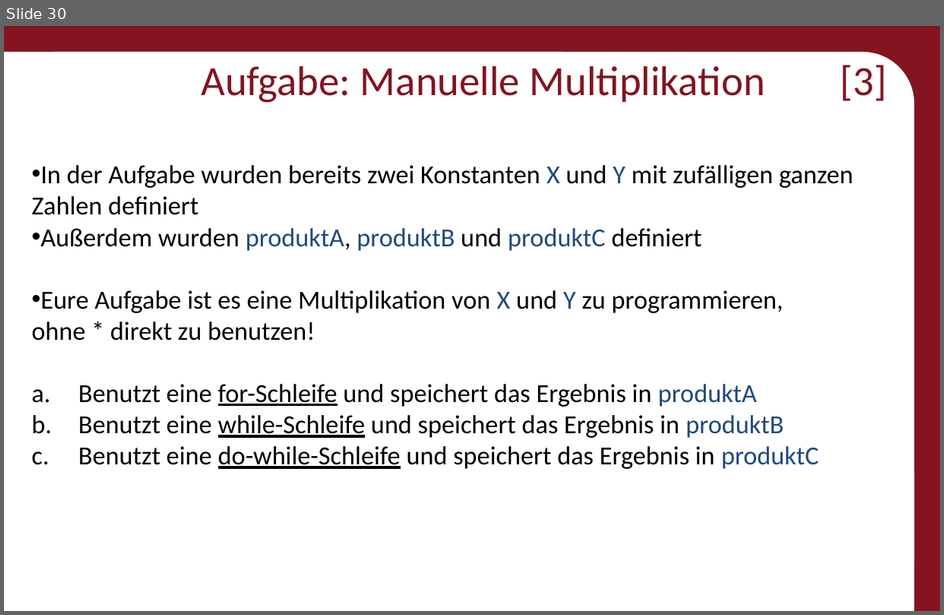
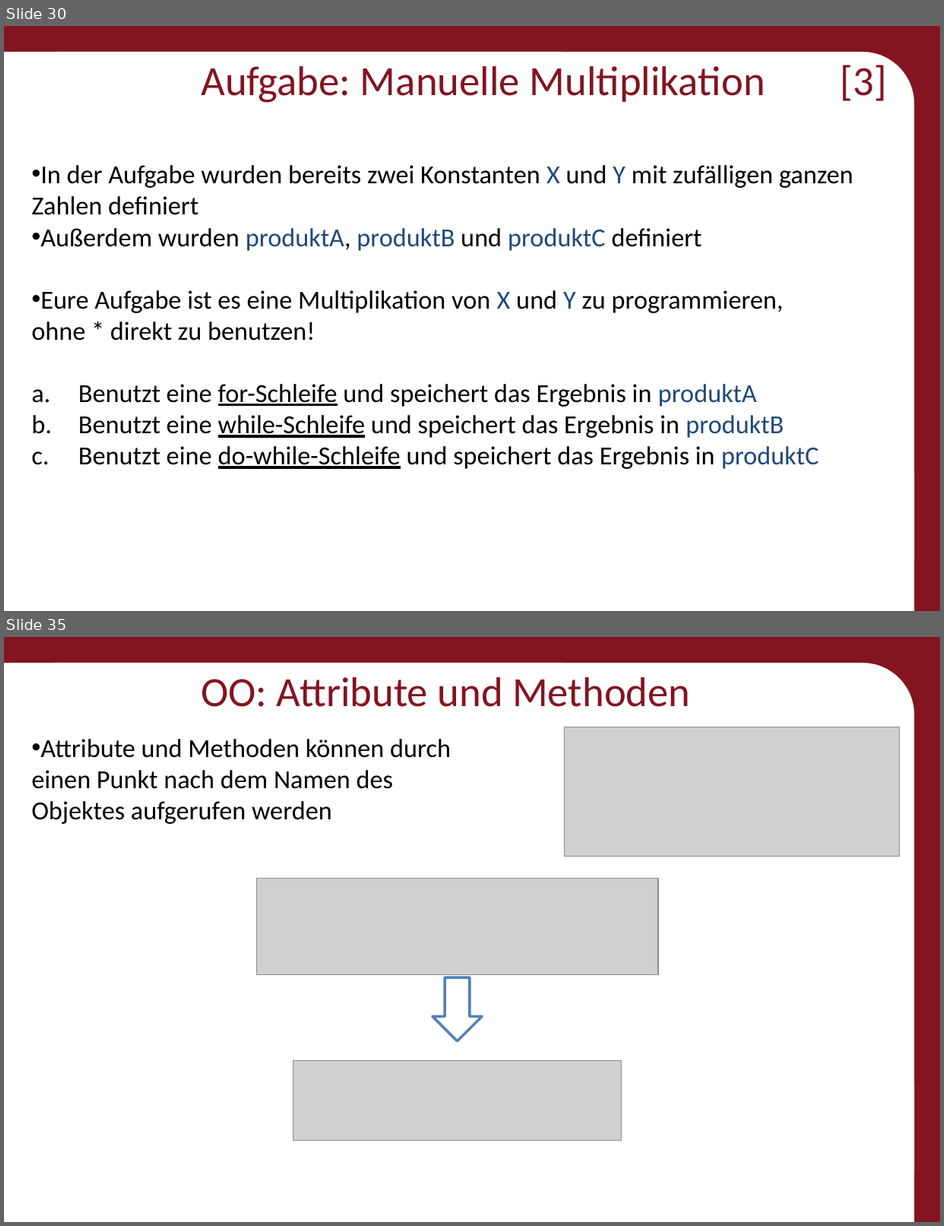
Before and after one commit to Roboscope/java-with-nao, a slide deck: Präsentationen/Anfänger - Java mit NAO.pptx. Shown one above the other, each under a label of ours: slide 30 before the commit, slides 30 and 35 after it; the slides between them are not shown. The pictures are 944x615 and 944x1226 pixels, drawn with LibreOffice and Linux fonts; fonts in the diff are those of the drawing; grey boxes stand for pictures; background and template pictures are left out. Boxes give left, top, right and bottom in pixels: in the first picture for what was removed or moved away, otherwise in the second. Text is boxed around its words. In the diff, an @@ line names an element or a change of style, - is before the commit and + after.

```diff
--- a/Präsentationen/Anfänger - Java mit NAO.pptx
+++ b/Präsentationen/Anfänger - Java mit NAO.pptx
@@ slide 35 added at (4,637,940,1222), background #831420; not listed: 3 template elements that a slide beside it also shows @@
@@ title added at (201,677,690,707), 32 pt, text #831420 @@
+OO: Attribute und Methoden
@@ picture added at (564,727,899,857) @@
@@ text added at (31,739,451,824), 20 pt, text #000000 @@
+• Attribute und Methoden können durch
+  einen Punkt nach dem Namen des
+  Objektes aufgerufen werden
@@ picture added at (257,879,658,975) @@
@@ down arrow added at (433,977,483,1041), fill #FFFFFF, outline #4F81BD 2 pt @@
@@ picture added at (294,1060,622,1140) @@
```
Also in this commit, not shown: 20 other slides added, 25 other files.
